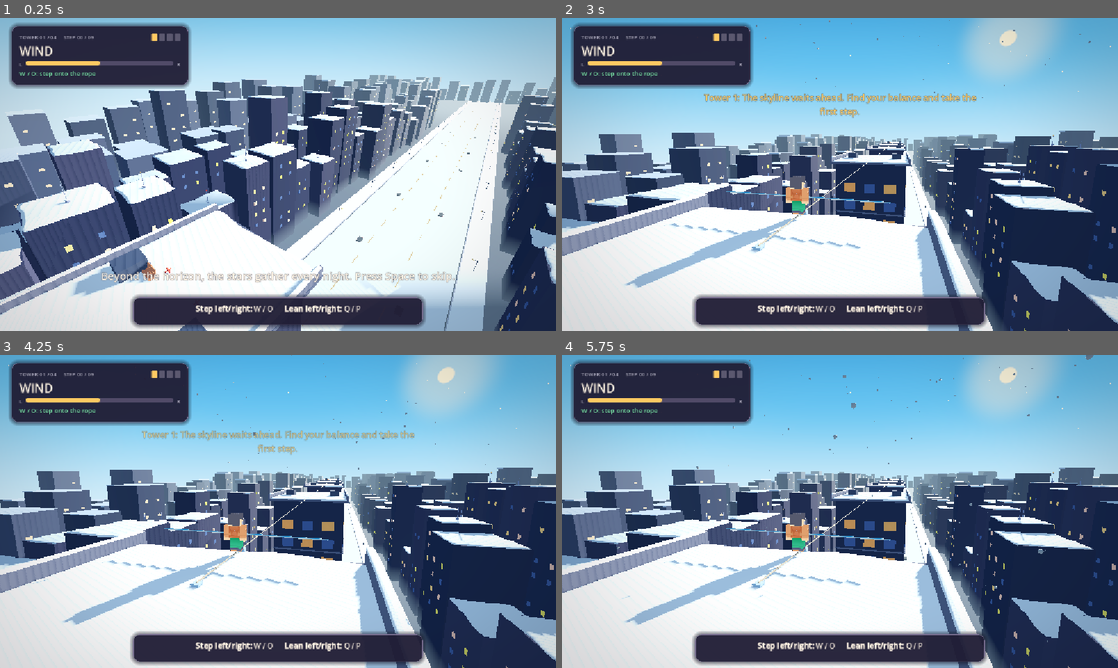
Above: before the commit, frames 1-4 (two rows, left to right).
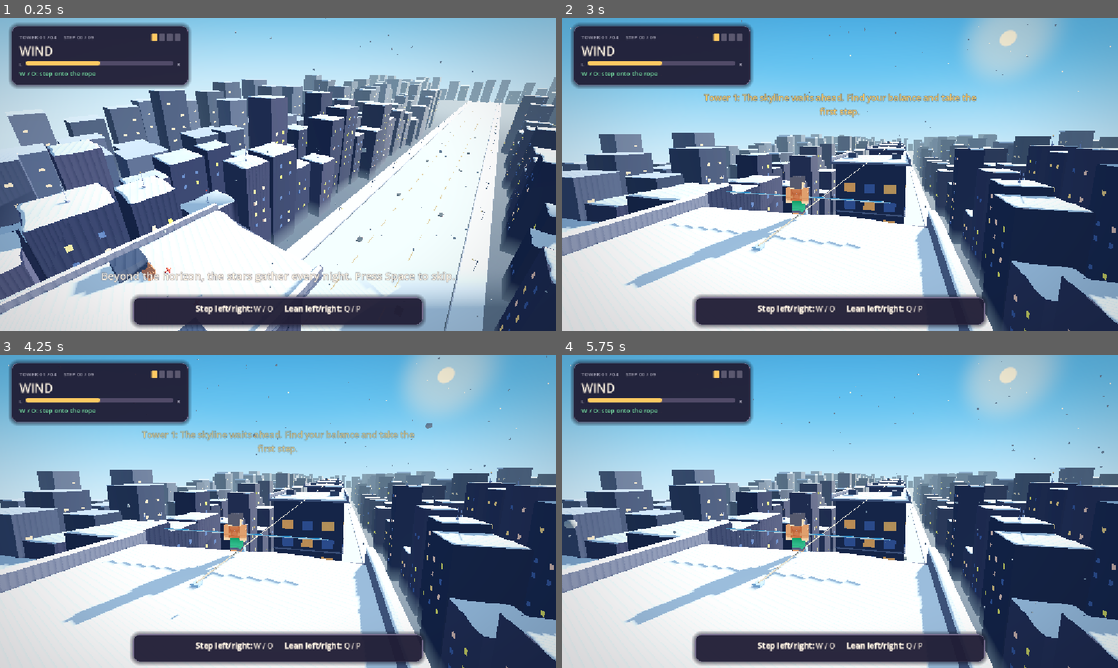
Above: after the commit, the same moments.

Repository: Ady-computerscience/tightrope_walker_alpha
Game: Godot game, scene res://scenes/main.tscn
The game is run twice, just before and just after one commit, with the same random seed, the same clock (stepped at 60 frames per second) and the same inputs.
Inputs:
- Up to frame 1 (0.25 s): no input
- Up to frame 2 (3 s): tap Space (release) at 0.5, 0.6, 2.1 s; hold P (lean_right) 0.53-1.28 s; hold Q (lean_left) 1.28-2.03 s; tap E at 1.35, 2.85 s; hold P (lean_right) from 2.03 s (still down)
- Up to frame 3 (4.25 s): release P (lean_right) at 3.53 s; hold Q (lean_left) from 3.53 s (still down); tap Space (release) at 3.6 s
- Up to frame 4 (5.75 s): keep holding Q (lean_left); tap E at 4.35 s; tap Space (release) at 5.1 s

The runs differ from the first frame. In frame 1, less than 0.1% of the frame differs, in the area x 23-99%, y 0-100%; in frame 2, less than 0.1%; in frame 3, 0.1%; in frame 4, 0.3%, in the area x 0-99%, y 0-92%.

Commit message:
Make snowfall before prior to beginning camera pan

Diff:
--- a/scripts/game.gd
+++ b/scripts/game.gd
@@ -857,7 +857,10 @@
 	snow = CPUParticles3D.new()
 	snow.amount = 300
 	snow.lifetime = 8.0
+	snow.preprocess = snow.lifetime
+	snow.emitting = true
 	snow.local_coords = false
+	snow.position = INTRO_START_POSITION + Vector3(0.0, 16.0, -18.0)
 	snow.emission_shape = CPUParticles3D.EMISSION_SHAPE_BOX
 	snow.emission_box_extents = Vector3(22.0, 2.0, 24.0)
 	snow.direction = Vector3.DOWN
--- a/tests/test_scene.gd
+++ b/tests/test_scene.gd
@@ -18,6 +18,12 @@
 	var game := current_scene
 	if game == null or game.get("rules") == null or game.get("hud") == null:
 		printerr("FAIL: game scene did not initialize")
+		quit(1)
+		return true
+	var opening_snow: CPUParticles3D = game.get("snow")
+	var opening_camera: Camera3D = game.get("camera")
+	if not opening_snow.emitting or opening_snow.preprocess < opening_snow.lifetime or opening_snow.position.distance_to(opening_camera.position + Vector3(0.0, 16.0, -18.0)) > 0.1:
+		printerr("FAIL: snowfall was not ready around the camera before the intro pan")
 		quit(1)
 		return true
 	if game.get("rules").on_rope or not Rules.rope_at(game.get("visual_z")).is_empty():
